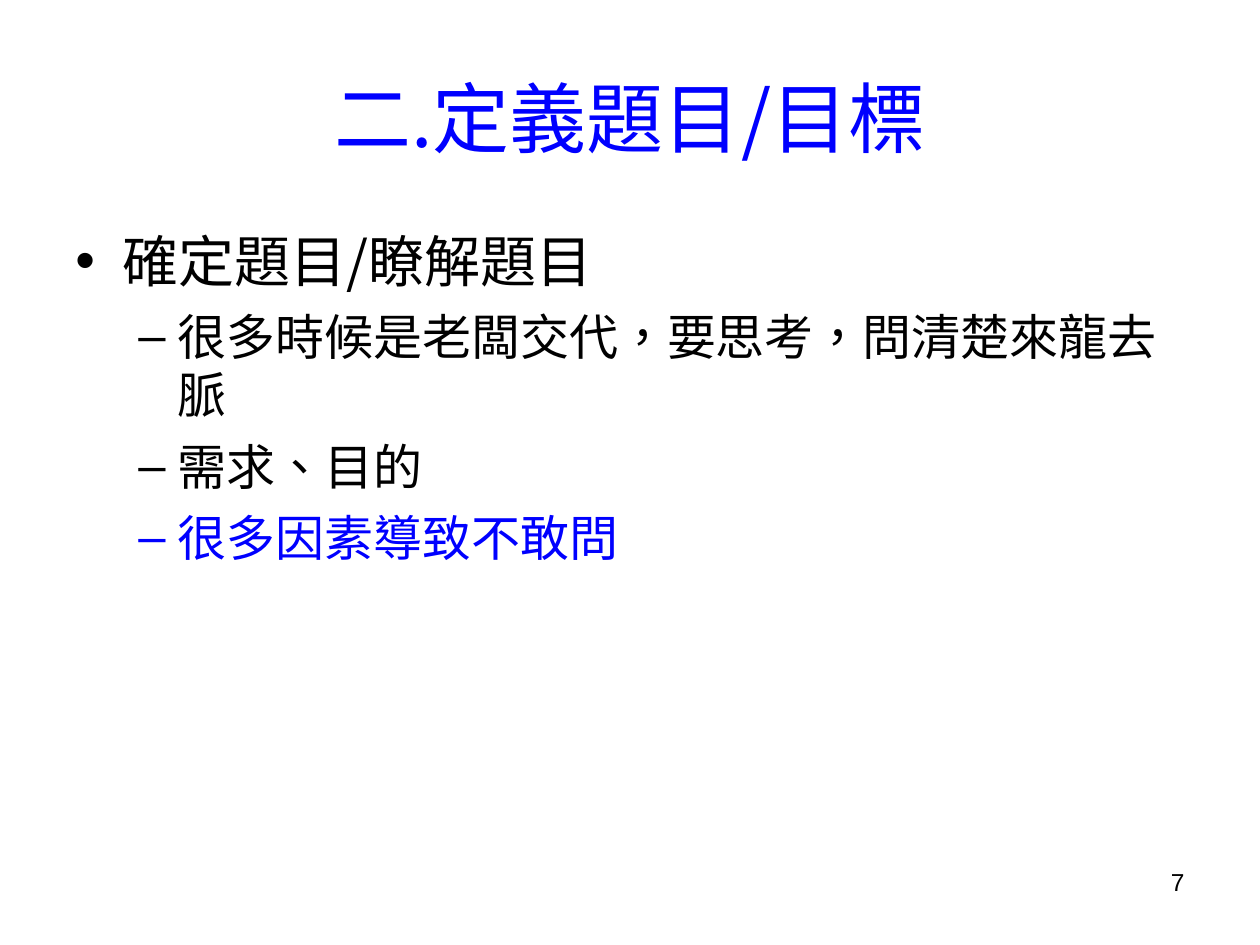
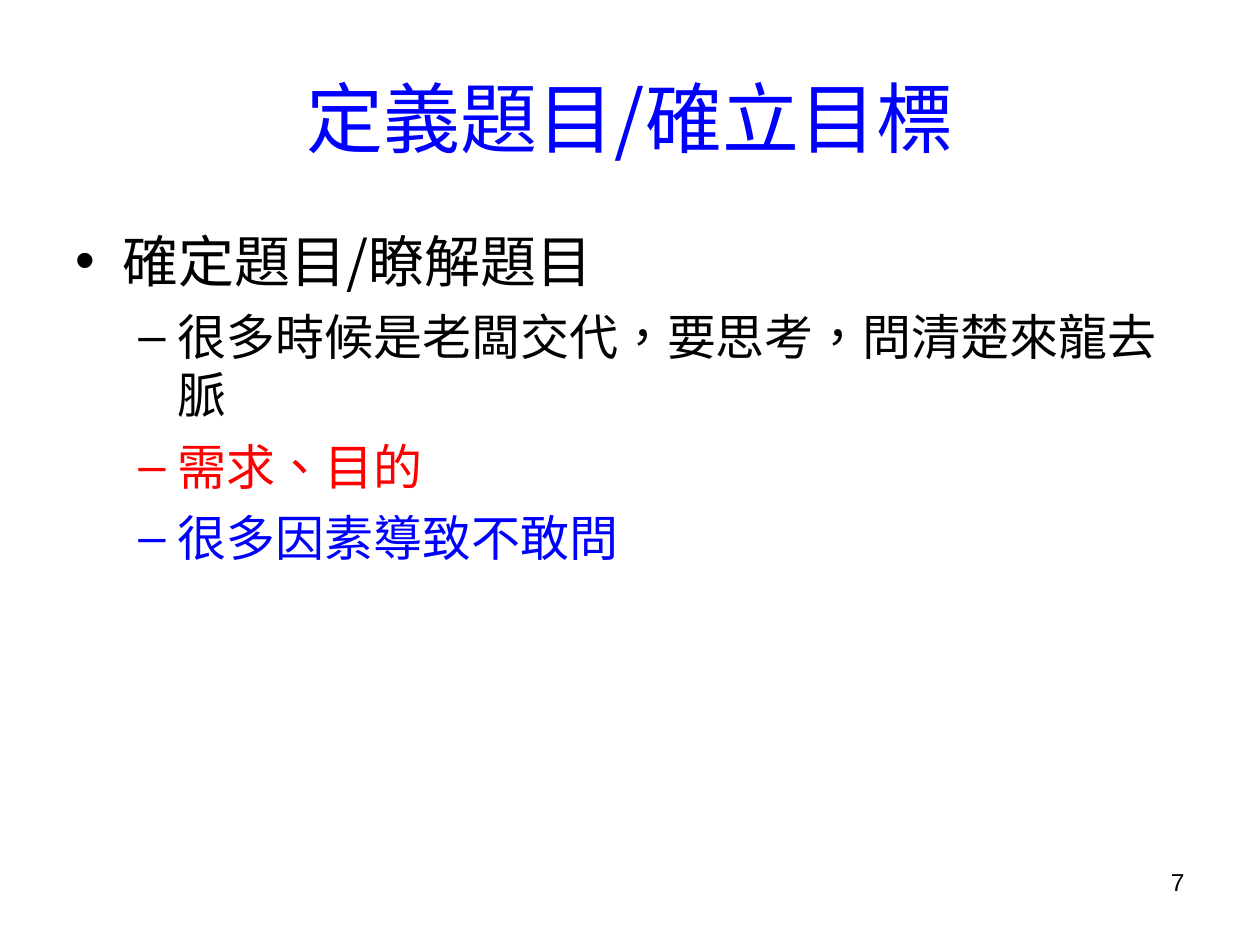
Before and after one commit to chih-chengwu/Chinese_Big_Data_Analysis_for_intelligence_medical_MD, a slide deck: slide 7 of 1.第一週Overview_智慧醫療大數據_BigDataForIntelligence_Medicine.ppt. Drawn at 1260x945 pixels with LibreOffice and Linux fonts; fonts in the diff are those of the drawing; background and template pictures are left out. Boxes give left, top, right and bottom in pixels: in the first picture for what was removed or moved away, otherwise in the second. Text is boxed around its words. In the diff, an @@ line names an element or a change of style, - is before the commit and + after.

```diff
--- a/1.第一週Overview_智慧醫療大數據_BigDataForIntelligence_Medicine.ppt
+++ b/1.第一週Overview_智慧醫療大數據_BigDataForIntelligence_Medicine.ppt
@@ title at (307, 82, 953, 161): text changed @@
-二.定義題目/目標
+定義題目/確立目標
@@ text at (178, 443, 423, 489): text colour #000000 to #FF0000 in "需求、目的"; bullet colour #000000 to #FF0000 @@
```
Also in this commit, not shown: 4 other slides changed, 1 slide added, 6 other files.
